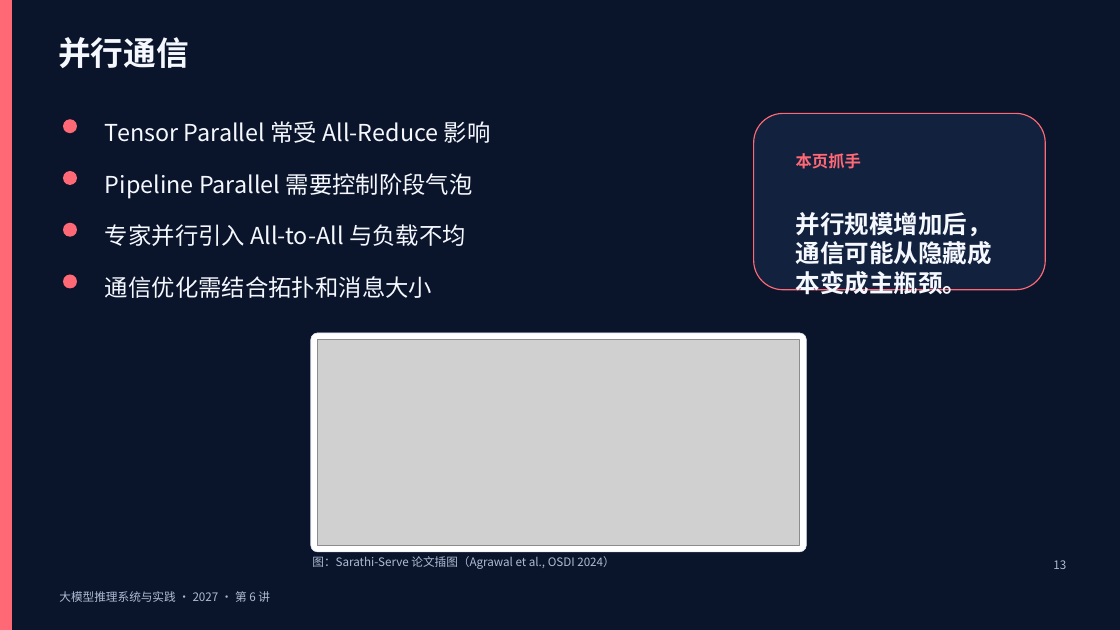
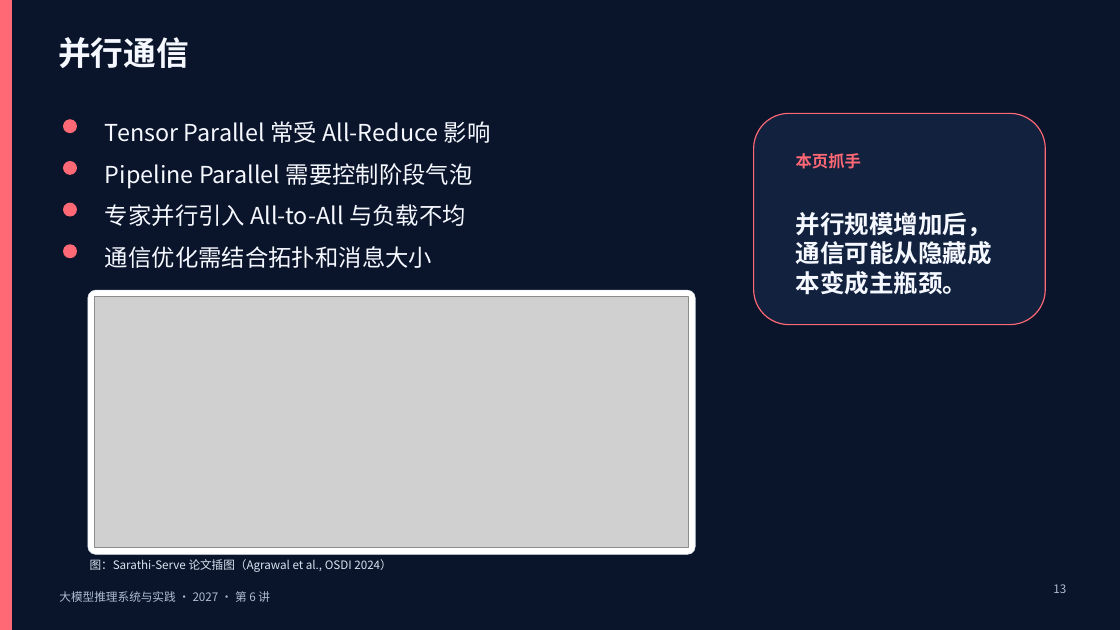
Before and after one commit to vLLM-HUST/intro-to-llm-inference-engines, a slide deck: slide 13 of build/slides/2027/lectures-8-pptx/第06讲_执行优化与异构平台适配.pptx. Drawn at 1120x630 pixels with LibreOffice and Linux fonts; fonts in the diff are those of the drawing; grey boxes stand for pictures. Boxes give left, top, right and bottom in pixels: in the first picture for what was removed or moved away, otherwise in the second. Text is boxed around its words. In the diff, an @@ line names an element or a change of style, - is before the commit and + after.

```diff
--- a/build/slides/2027/lectures-8-pptx/第06讲_执行优化与异构平台适配.pptx
+++ b/build/slides/2027/lectures-8-pptx/第06讲_执行优化与异构平台适配.pptx
@@ rounded rectangle: place and size @@
-rounded rectangle at [754, 113, 1045, 290]
+rounded rectangle at [754, 113, 1045, 325]
@@ ellipse: place and size @@
-ellipse at [63, 171, 77, 186]
+ellipse at [63, 161, 77, 176]
@@ text "Pipeline Parallel 需要控制阶段气泡": place and size @@
-text "Pipeline Parallel 需要控制阶段气泡" at [105, 173, 473, 199]
+text "Pipeline Parallel 需要控制阶段气泡" at [105, 163, 473, 189]
@@ ellipse: place and size @@
-ellipse at [63, 223, 77, 237]
+ellipse at [63, 202, 77, 217]
@@ text "专家并行引入 All-to-All 与负载不均": place and size @@
-text "专家并行引入 All-to-All 与负载不均" at [105, 224, 466, 246]
+text "专家并行引入 All-to-All 与负载不均" at [105, 204, 466, 226]
@@ text "通信优化需结合拓扑和消息大小": place and size @@
-text "通信优化需结合拓扑和消息大小" at [105, 276, 432, 298]
+text "通信优化需结合拓扑和消息大小" at [105, 246, 432, 268]
@@ ellipse: place and size @@
-ellipse at [63, 275, 77, 289]
+ellipse at [63, 245, 77, 259]
@@ rounded rectangle: place and size @@
-rounded rectangle at [311, 333, 807, 552]
+rounded rectangle at [88, 290, 696, 555]
@@ picture: place and size @@
-picture at [318, 339, 800, 545]
+picture at [95, 297, 689, 548]
@@ text "图：Sarathi-Serve 论文插图（Agrawal et al., OSDI ...": place and size @@
-text "图：Sarathi-Serve 论文插图（Agrawal et al., OSDI ..." at [312, 556, 614, 569]
+text "图：Sarathi-Serve 论文插图（Agrawal et al., OSDI ..." at [90, 559, 391, 572]
@@ text "图：Sarathi-Serve 论文插图（Agrawal et al., OSDI ..." at [90, 559, 391, 572]: text colour #AEBCD3 to #D8E3F1 @@
@@ rectangle: place and size @@
-rectangle at [1017, 555, 1075, 585]
+rectangle at [1017, 579, 1075, 609]
@@ text "13": place and size @@
-text "13" at [1053, 560, 1066, 569]
+text "13" at [1053, 584, 1066, 593]
```
Also in this commit, not shown: 4 other slides changed, 5 other files.
